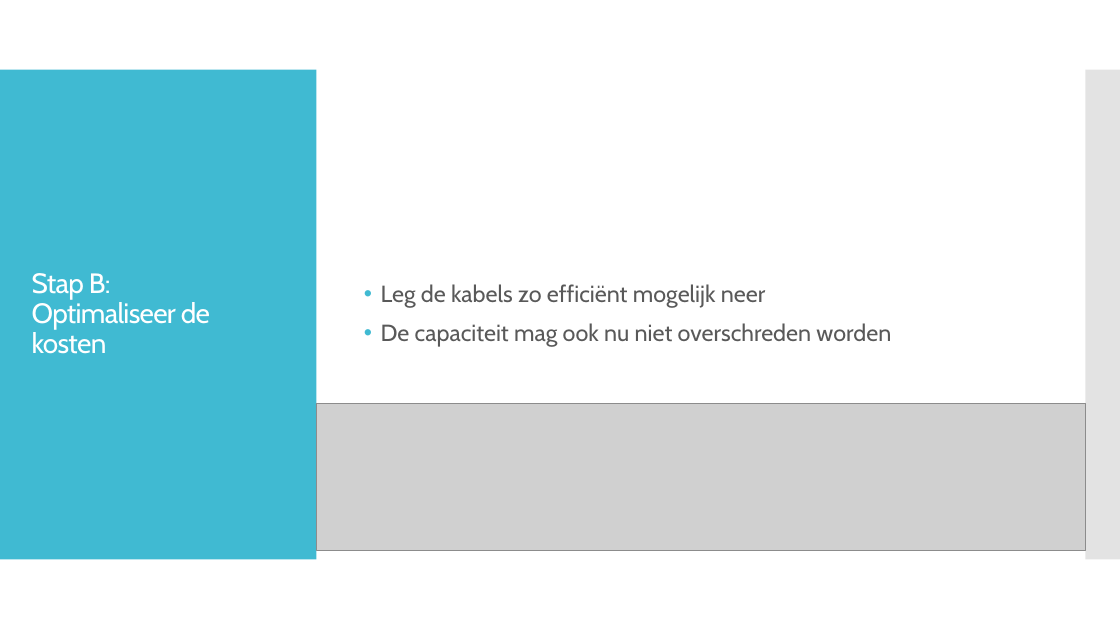
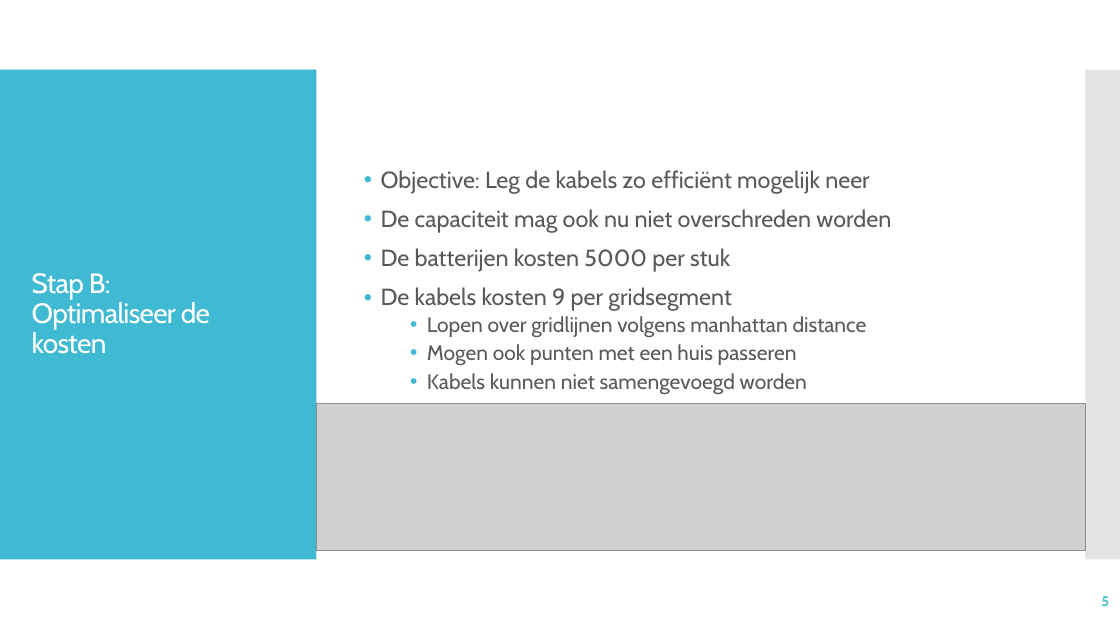
Before and after one commit to DaanMol/blauw.smartgrid, a slide deck: slide 5 of Presentation/powerpoints/The presentation to end all presentations.pptx (slide 4 before the commit). Drawn at 1120x630 pixels with LibreOffice and Linux fonts; fonts in the diff are those of the drawing; grey boxes stand for pictures. Boxes give left, top, right and bottom in pixels: in the first picture for what was removed or moved away, otherwise in the second. Text is boxed around its words. In the diff, an @@ line names an element or a change of style, - is before the commit and + after.

Commit message:
powerpoint

```diff
--- a/Presentation/powerpoints/The presentation to end all presentations.pptx
+++ b/Presentation/powerpoints/The presentation to end all presentations.pptx
@@ text at [381, 170, 869, 194]: text changed @@
-• Leg de kabels zo efficiënt mogelijk neer
+• Objective: Leg de kabels zo efficiënt mogelijk neer
@@ text at [381, 248, 867, 394]: paragraphs added @@
+• De batterijen kosten 5000 per stuk
+• De kabels kosten 9 per gridsegment
+  • Lopen over gridlijnen volgens manhattan distance
+  • Mogen ook punten met een huis passeren
+  • Kabels kunnen niet samengevoegd worden
@@ page number added at [1102, 596, 1110, 606], 12 pt, text #40BAD2, bold @@
+5
```
Also in this commit, not shown: 15 other slides changed, 12 slides added, 4 slides removed.
